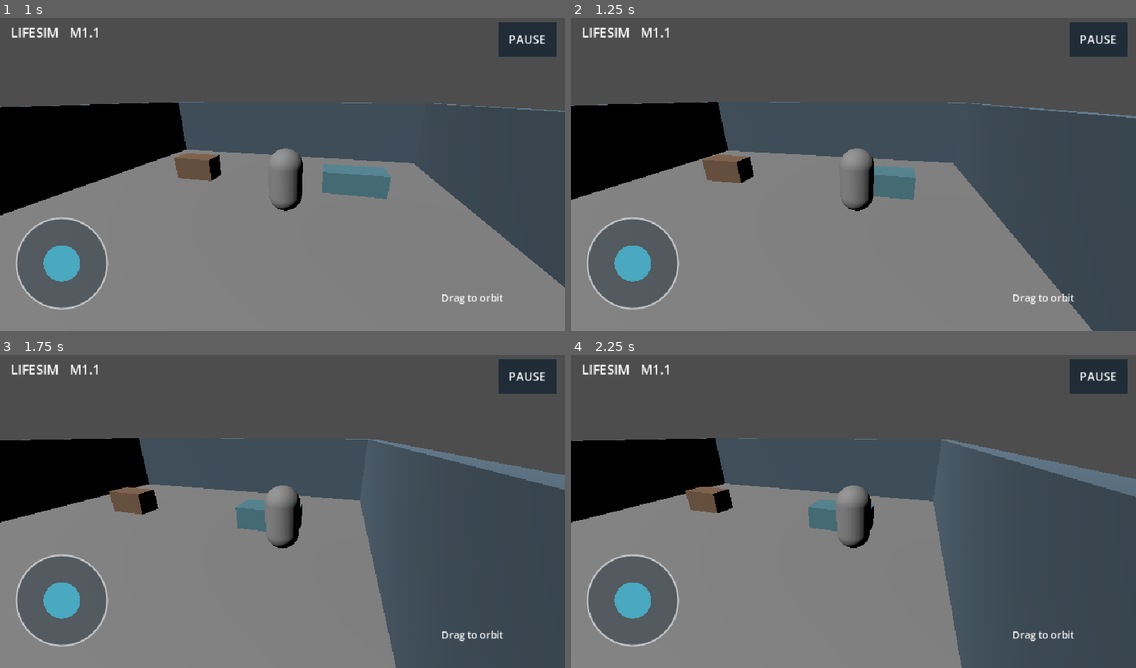
Above: before the commit, frames 1-4 (two rows, left to right).
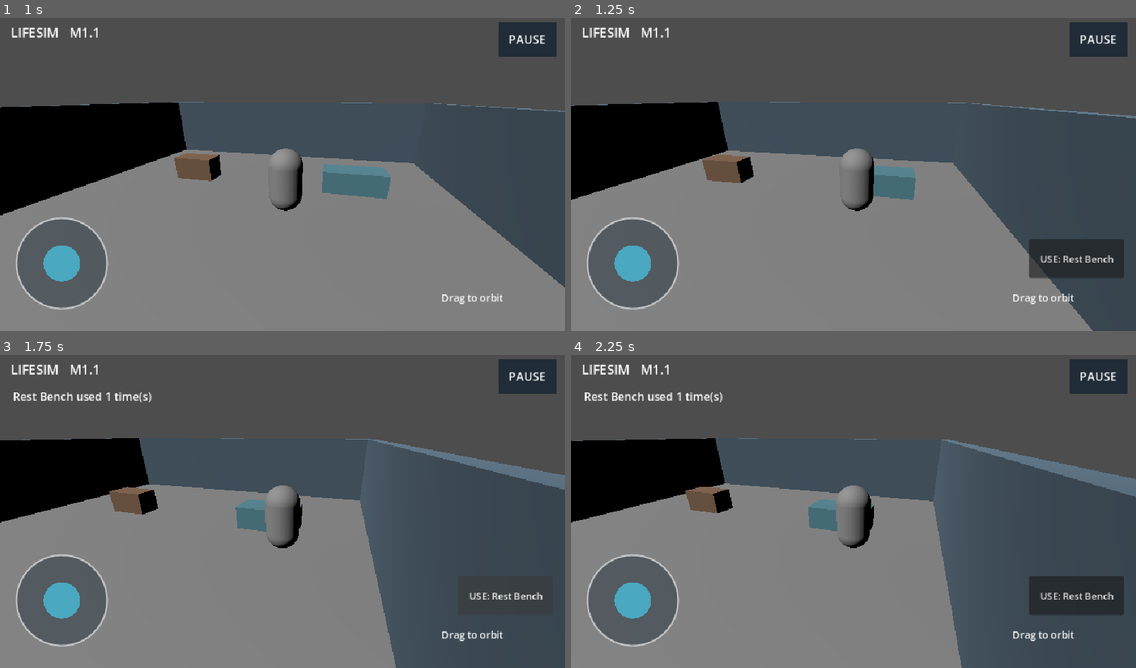
Above: after the commit, the same moments.

Repository: Ye-Shwethway/creators-universe-lifesim
Game: Godot game, scene res://scenes/main.tscn
The game is run twice, just before and just after one commit, with the same random seed, the same clock (stepped at 60 frames per second) and the same inputs.
Inputs (mouse positions are in pixels of both pictures, inside the frame that each line leads up to):
- Up to frame 1 (1 s): move the mouse to (406, 155) at 0.52 s; hold D (move_right) from 0.53 s (still down); hold Shift (sprint) from 0.53 s (still down); click (406, 155) at 0.67 s
- Up to frame 2 (1.25 s): keep holding D (move_right); keep holding Shift (sprint)
- Up to frame 3 (1.75 s): release D (move_right) at 1.25 s; release Shift (sprint) at 1.25 s; click (502, 596) at 1.25 s, where only the run after the commit has a clickable "USE: Rest Bench"
- Up to frame 4 (2.25 s): drag from (740, 524) to (825, 574) at 2.02 s

Frame 1 is identical in both runs. In frame 2, 2.0% of the frame differs, in the area x 81-98%, y 70-84%; in frame 3, 0.5%; in frame 4, 2.3%, in the area x 2-98%, y 11-83%.

Commit message:
feat(M1.2): add proximity detection and interact state HUD

Diff:
--- a/scripts/main.gd
+++ b/scripts/main.gd
@@ -4,6 +4,11 @@
 var yaw := 0.3
 var pitch := -0.35
 var paused := false
+var targets: Array[StaticBody3D] = []
+var focused: StaticBody3D
+var object_states: Dictionary = {}
+var interact_button: Button
+var feedback: Label
 
 func _ready() -> void:
     var ground := StaticBody3D.new()
@@ -52,9 +57,11 @@
     hud.movement_changed.connect(func(a: Vector2) -> void: player.input_axis = a)
     hud.camera_dragged.connect(_orbit)
     hud.pause_toggled.connect(_pause)
+    _setup_interaction_ui(layer)
 
 func _physics_process(delta: float) -> void:
     if paused: return
+    _refresh_focus()
     player.camera_yaw = yaw
     var focus := player.global_position + Vector3.UP * 1.2
     var ray := Vector3(sin(yaw)*cos(pitch), -sin(pitch), cos(yaw)*cos(pitch))
@@ -77,12 +84,16 @@
     _box_prop(Vector3(7.0, 1.5, 0.0), Vector3(0.35, 3.0, 14.0), Color(0.30, 0.38, 0.44))
     _box_prop(Vector3(0.0, 1.5, 7.0), Vector3(14.0, 3.0, 0.35), Color(0.30, 0.38, 0.44))
     # Simple furniture silhouettes, no third-party assets.
-    _box_prop(Vector3(3.4, 0.4, -2.6), Vector3(2.2, 0.8, 1.0), Color(0.33, 0.53, 0.58))
-    _box_prop(Vector3(-3.0, 0.45, -2.6), Vector3(1.6, 0.9, 0.8), Color(0.50, 0.38, 0.29))
+    _box_prop(Vector3(3.4, 0.4, -2.6), Vector3(2.2, 0.8, 1.0), Color(0.33, 0.53, 0.58), "Rest Bench")
+    _box_prop(Vector3(-3.0, 0.45, -2.6), Vector3(1.6, 0.9, 0.8), Color(0.50, 0.38, 0.29), "Training Box")
 
-func _box_prop(center: Vector3, size: Vector3, tint: Color) -> void:
+func _box_prop(center: Vector3, size: Vector3, tint: Color, interact_name: String = "") -> void:
     var body := StaticBody3D.new()
     body.position = center
+    body.name = interact_name if interact_name != "" else "Room Wall"
+    if interact_name != "":
+        targets.append(body)
+        object_states[interact_name] = 0
     var collision := CollisionShape3D.new()
     var shape := BoxShape3D.new()
     shape.size = size
@@ -97,3 +108,45 @@
     visual.material_override = mat
     body.add_child(visual)
     add_child(body)
+
+func _setup_interaction_ui(layer: CanvasLayer) -> void:
+    interact_button = Button.new()
+    interact_button.text = "INTERACT"
+    interact_button.visible = false
+    interact_button.anchor_left = 1.0
+    interact_button.anchor_right = 1.0
+    interact_button.anchor_top = 1.0
+    interact_button.anchor_bottom = 1.0
+    interact_button.offset_left = -182.0
+    interact_button.offset_right = -20.0
+    interact_button.offset_top = -156.0
+    interact_button.offset_bottom = -90.0
+    interact_button.pressed.connect(_interact)
+    layer.add_child(interact_button)
+    feedback = Label.new()
+    feedback.position = Vector2(22, 64)
+    feedback.add_theme_font_size_override("font_size", 19)
+    layer.add_child(feedback)
+
+func _refresh_focus() -> void:
+    var nearest: StaticBody3D = null
+    var best := 2.4
+    for item in targets:
+        var d := player.global_position.distance_to(item.global_position)
+        if d < best:
+            best = d
+            nearest = item
+    focused = nearest
+    interact_button.visible = focused != null
+    if focused != null:
+        interact_button.text = "USE: " + focused.name
+
+func _interact() -> void:
+    if paused or focused == null:
+        return
+    if player.global_position.distance_to(focused.global_position) > 2.4:
+        return
+    var next_state: int = int(object_states.get(focused.name, 0)) + 1
+    object_states[focused.name] = next_state
+    feedback.text = focused.name + " used " + str(next_state) + " time(s)"
+    print("LIFESIM_EVENT interact target=", focused.name, " count=", next_state)
